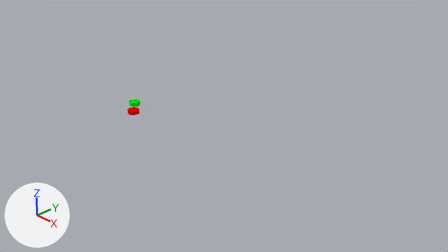
The Blender file simulator.blend as it was, and as the next commit left it.
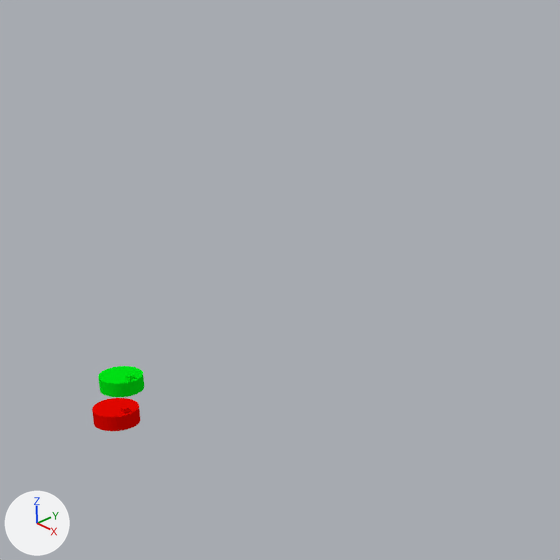
Old and new are each drawn from the file's camera 'Camera' and again close up on the part from 23% to 55% of the width and 3% to 59% of the height. Every picture has the same lights, and +X, +Y and +Z are marked at lower left.
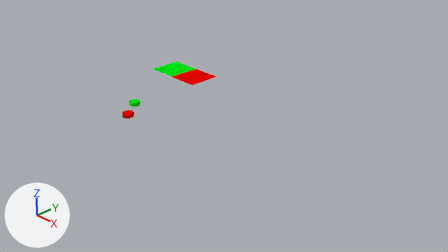
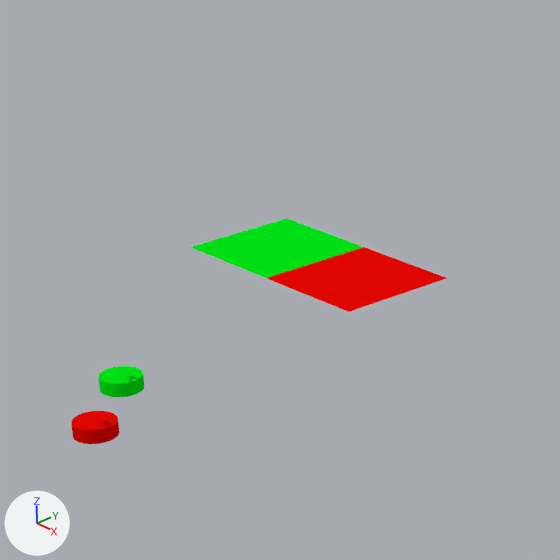
The change, as a diff of the scene's bpy script:
```diff
--- a/simulator.blend.py
+++ b/simulator.blend.py
@@ me_plane @@
+me_plane.from_pydata([(-1.0, -1.0, 0.0), (1.0, -1.0, 0.0), (-1.0, 1.0, 0.0), (1.0, 1.0, 0.0)], [], [(0, 1, 3, 2)])
+me_plane.materials.append(mat_material_001)  # green #00e715
@@ me_plane_001 @@
+me_plane_001.from_pydata([(-1.0, -1.0, 0.0), (1.0, -1.0, 0.0), (-1.0, 1.0, 0.0), (1.0, 1.0, 0.0)], [], [(0, 1, 3, 2)])
+me_plane_001.materials.append(mat_material_002)  # red #e70700
@@ ob_cylinder_001 @@
 ob_cylinder_001 = bpy.data.objects.new('Cylinder.001', me_cylinder_007)
-ob_cylinder_001.location = (-2.478, -0.393, 0.106)
+ob_cylinder_001.location = (-2.607, -0.481, 0.0)
 ob_cylinder_001.scale = (0.15, 0.15, 0.05)
@@ ob_plane @@
+ob_plane = bpy.data.objects.new('Plane', me_plane)
+ob_plane.location = (-4.5, 2.5, 0.0)
+ob_plane.scale = (0.5, 0.5, 1.0)
@@ ob_plane_001 @@
+ob_plane_001 = bpy.data.objects.new('Plane.001', me_plane_001)
+ob_plane_001.location = (-3.5, 2.5, 0.0)
+ob_plane_001.scale = (0.5, 0.5, 1.0)
```

Boxes (x1, y1, x2, y2) around the edits, measured in the close-ups (560 x 560 px):
'Plane.001', added (red)
    after: (267, 247, 447, 312)
'Plane', added (green)
    after: (191, 219, 362, 278)
'Cylinder.001', moved
    before: (92, 398, 140, 431)
    after: (71, 411, 119, 444)
'Cube.001', moved
    before: (120, 406, 130, 414)
    after: (99, 419, 109, 427)
